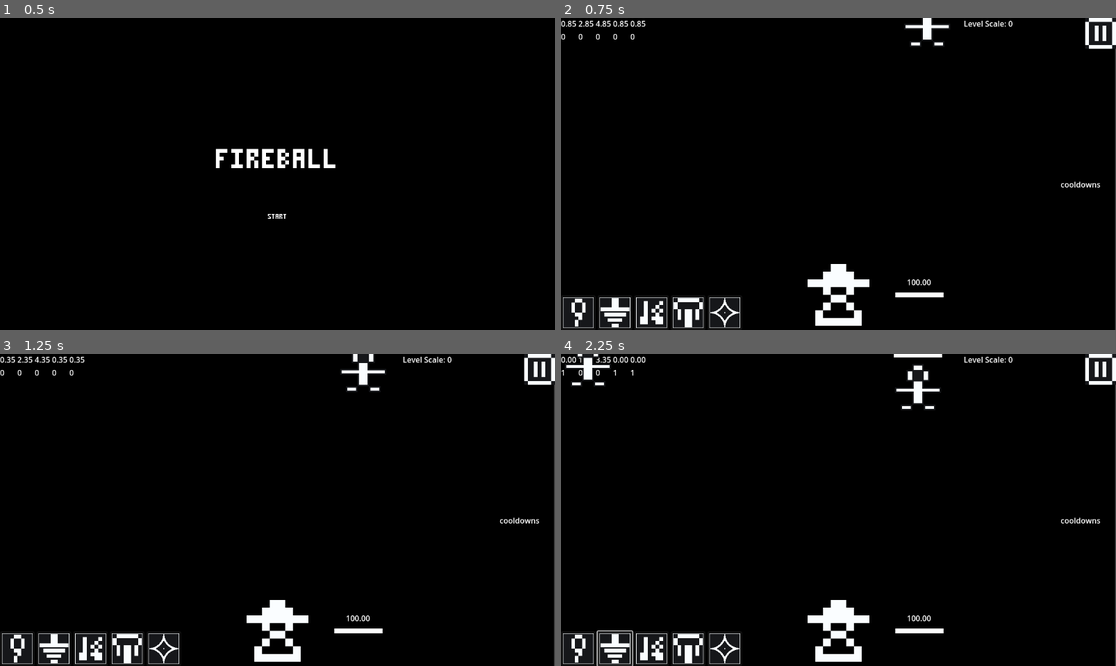
Above: before the commit, frames 1-4 (two rows, left to right).
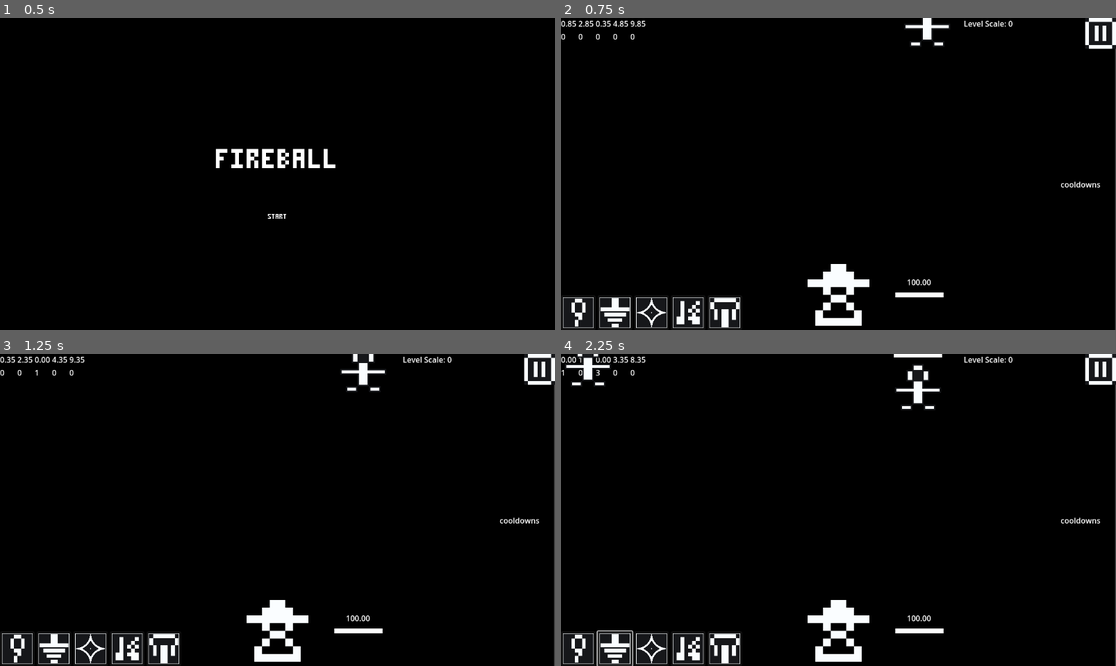
Above: after the commit, the same moments.

Repository: ThomasApplewhite/FIREBALL-Prototype
Game: Godot game, scene res://Source/GameScenes/MainMenu.tscn
Same seed, same stepped clock (60 frames per second), same inputs: the game is played once before the commit and once after it.
Inputs (mouse positions are in pixels of both pictures, inside the frame that each line leads up to):
- Up to frame 1 (0.5 s): no input
- Up to frame 2 (0.75 s): click "[center]START[/center]" at 0.5 s
- Up to frame 3 (1.25 s): no input
- Up to frame 4 (2.25 s): click (577, 647) at 1.27 s; click (616, 647) at 2.02 s

Frame 1 is identical in both runs. In frame 2, 0.8% of the frame differs, in the area x 6-33%, y 0-100%; in frame 3, 0.8%; in frame 4, 0.9%.

Commit message:
Spell Data pass for Ice Spike, Twist of Fate, and FIREBALL

Diff:
--- a/Assets/Spells/SpellData/fireball_spell_data.tres
+++ b/Assets/Spells/SpellData/fireball_spell_data.tres
@@ -9,7 +9,7 @@
 name = "FIREBALL"
 icon = ExtResource("3_drcj8")
 packed_spell = ExtResource("1_gae0w")
-cooldown = 1.0
+cooldown = 10.0
 global_cooldown_change = 0.0
 health_cost = 0.0
 damage = 0.0
--- a/Assets/Spells/SpellData/ice_spike_spell_data.tres
+++ b/Assets/Spells/SpellData/ice_spike_spell_data.tres
@@ -9,8 +9,8 @@
 name = "Ice Spike"
 icon = ExtResource("1_xxctp")
 packed_spell = ExtResource("2_58l2r")
-cooldown = 1.0
-global_cooldown_change = 1.0
-health_cost = 1.0
+cooldown = 0.5
+global_cooldown_change = 2.0
+health_cost = 35.0
 damage = 200.0
 speed = 1500.0
--- a/Assets/Spells/SpellData/twist_of_fate_spell_data.tres
+++ b/Assets/Spells/SpellData/twist_of_fate_spell_data.tres
@@ -10,7 +10,7 @@
 icon = ExtResource("1_fnuye")
 packed_spell = ExtResource("2_7t1bv")
 cooldown = 5.0
-global_cooldown_change = 0.5
+global_cooldown_change = -0.5
 health_cost = -75.0
 damage = 150.0
 speed = 0.0
--- a/Source/Player/player.tscn
+++ b/Source/Player/player.tscn
@@ -36,7 +36,7 @@
 position = Vector2(168, 0)
 
 [node name="SpellProvider" parent="." instance=ExtResource("6_o616n")]
-spell_datas = Array[Resource("res://Source/Utils/spell_data.gd")]([ExtResource("5_yasrn"), ExtResource("6_ensdb"), ExtResource("7_7fv6f"), ExtResource("8_gc8mr"), ExtResource("9_cdxyn")])
+spell_datas = Array[Resource("res://Source/Utils/spell_data.gd")]([ExtResource("5_yasrn"), ExtResource("6_ensdb"), ExtResource("9_cdxyn"), ExtResource("7_7fv6f"), ExtResource("8_gc8mr")])
 
 [node name="HealthRegenerator" parent="." node_paths=PackedStringArray("health") instance=ExtResource("5_lb4yr")]
 health = NodePath("../HealthCounter")
Not shown, changed: Docs/Home/DesignDocs/ProgressionDesignBrainstormFromGym.txt
Not shown, changed: Docs/Home/DevelopmentDocs/NiceToHaves.txt
Not shown, changed: Docs/Home/DevelopmentDocs/ProgressionDevelopment.txt
Not shown, changed: Docs/Home/DevelopmentDocs/SpellDevelopmentToDos.txt
